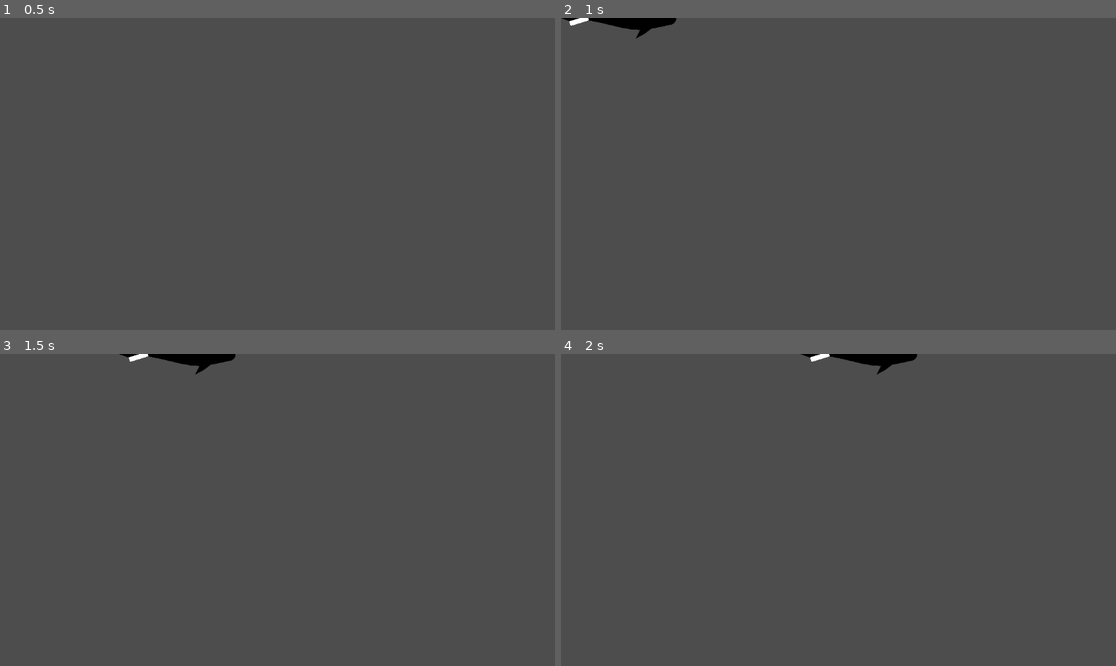
Above: before the commit, frames 1-4 (two rows, left to right).
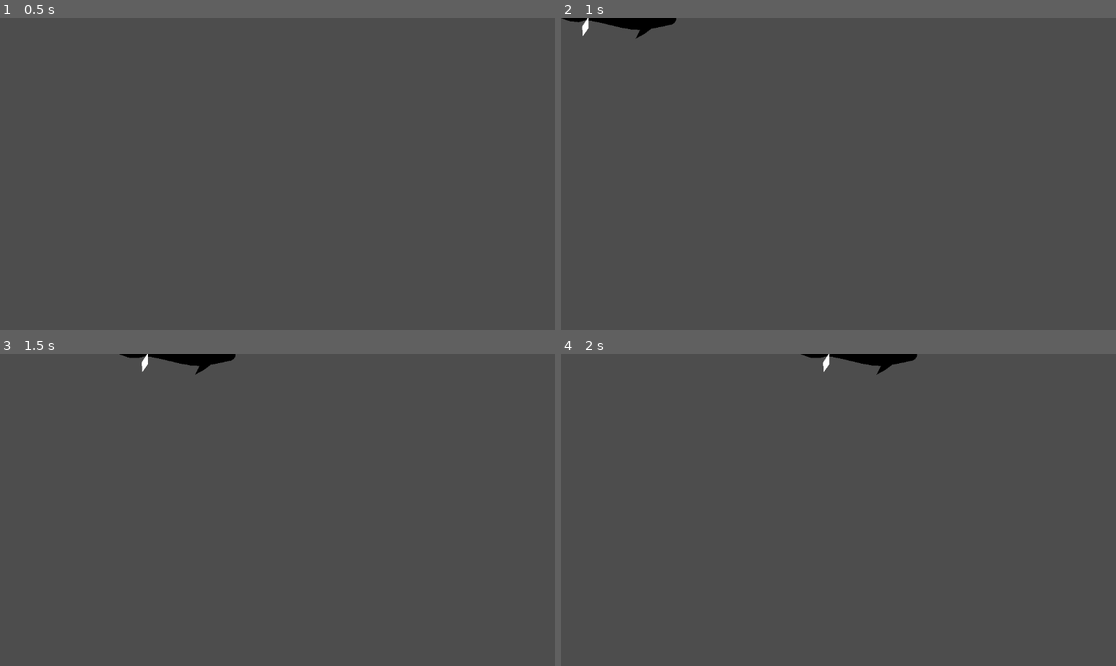
Above: after the commit, the same moments.

Repository: maedi05/whale-game-prototype
Game: Godot game, scene res://Scenes/whale.tscn
Two runs of this game, one before a commit and one after it. Both use one fixed random seed, a clock stepped at 60 frames per second and the inputs below. This scene is started directly instead of the project's main scene.
Inputs (mouse positions are in pixels of both pictures, inside the frame that each line leads up to):
- Up to frame 1 (0.5 s): no input
- Up to frame 2 (1 s): tap Enter at 0.5 s; move the mouse to (960, 158) at 0.52 s; hold D (right) from 0.53 s (still down); tap Ctrl (dash) at 0.6 s; tap Space (jump) at 0.77 s
- Up to frame 3 (1.5 s): keep holding D (right); move the mouse to (166, 525) at 1.27 s; tap Shift (run) at 1.35 s
- Up to frame 4 (2 s): keep holding D (right); tap Space (jump) at 1.52 s

Frame 1 is identical in both runs. In frame 2, less than 0.1% of the frame differs, in the area x 1-6%, y 0-6%; in frame 3, less than 0.1%; in frame 4, less than 0.1%, in the area x 44-49%, y 0-6%.

Commit message:
Fin Shape

Diff:
--- /dev/null
+++ b/Curves/fin_curve.tres
@@ -0,0 +1,5 @@
+[gd_resource type="Curve" format=3 uid="uid://crtx2colf6evy"]
+
+[resource]
+_data = [Vector2(0, 0.097744346), 0.0, 0.0, 0, 0, Vector2(1e-05, 1), 0.0, 0.0, 0, 0, Vector2(0.50476193, 0.9022556), 0.0, 0.0, 0, 0, Vector2(1, 0), 0.0, 0.0, 0, 0]
+point_count = 4
--- a/Scenes/whale.tscn
+++ b/Scenes/whale.tscn
@@ -2,6 +2,7 @@
 
 [ext_resource type="Script" uid="uid://dqtvxx1nf6r8v" path="res://whale.gd" id="1_jns7k"]
 [ext_resource type="Curve" uid="uid://ddyq5sdk1d6k4" path="res://Curves/limb_curve.tres" id="2_ltmiw"]
+[ext_resource type="Curve" uid="uid://crtx2colf6evy" path="res://Curves/fin_curve.tres" id="3_ltmiw"]
 
 [sub_resource type="Curve" id="Curve_sweem"]
 _data = [Vector2(0, 0.57966095), 0.0, 0.0, 0, 0, Vector2(0.38157895, 0.9967533), -1.6777604e-07, -1.6777604e-07, 0, 0, Vector2(1, 0.17433757), 0.0, 0.0, 0, 0]
@@ -44,6 +45,10 @@
 
 [node name="fin_left" type="Line2D" parent="." unique_id=744981923]
 points = PackedVector2Array(0, 0, 0, 0, 0, 0)
+width = 15.0
+width_curve = ExtResource("3_ltmiw")
 
 [node name="fin_right" type="Line2D" parent="." unique_id=1497950488]
 points = PackedVector2Array(0, 0, 0, 0, 0, 0)
+width = 15.0
+width_curve = ExtResource("3_ltmiw")
--- a/whale.gd
+++ b/whale.gd
@@ -11,28 +11,28 @@
 @export var fin_radius :int = 20
 @export var fin_pos :int = 8 # just the point of the array of the body where the fin gets placed
 @export var limb_angle :float = 0.8
-@export var fin_angle :float = 0.8
+@export var fin_angle :float = 1.2
 @export var velocity :int = 250
 var is_moving = false
 
 func _ready() -> void:
 	for i in range(0,body.points.size()):
-		body.points[i] = Vector2(i*2, 200.0) # sets the body point amount ig? he didn't explain it well but as long as it works lol
+		body.points[i] = Vector2(i*radius, 200.0) # sets the body point amount ig? he didn't explain it well but as long as it works lol
 
 		#creating points for the limbs
 	for i in range(1,limb_left.points.size()):
-		limb_left.points[i] = Vector2(i*2, -200.0)
+		limb_left.points[i] = Vector2(i*radius, -200.0)
 
 	for i in range(1, limb_right.points.size()):
-		limb_right.points[i] = Vector2(i*2, 400.0)
+		limb_right.points[i] = Vector2(i*radius, 400.0)
 
 	#creating points for the fin (tail)
 	for i in range(1, fin.points.size()):
-		fin.points[i] = Vector2(i*2, 400.0)
+		fin.points[i] = Vector2(i*radius, 400.0)
 	for i in range(1, fin_left.points.size()):
-		fin_left.points[i] = Vector2(i*2, -200.0)
+		fin_left.points[i] = Vector2(i*radius, -200.0)
 	for i in range(1, fin_right.points.size()):
-		fin_right.points[i] = Vector2(i*2, 400.0)
+		fin_right.points[i] = Vector2(i*radius, 400.0)
 
 
 	#attaching limbs and fin to the body
@@ -81,35 +81,45 @@
 		fin_r_pts[0] = body_pts[fin_pos]
 
 	#the all-in-one package to move points after eachother. yay. makes it so it applies to every single point in the body and saves me a lot of lines of code
+	# OFC! And now your bf is the one having to add the lines of code to add collisions on the vertebra
 	for i in range(1, body_pts.size()):
 		body_pts[i] = body_pts[i - 1] + (body_pts[i] - body_pts[i -1]).limit_length(radius)
 	body.points = body_pts # Changed identation bc... ye
 
+	# Front part :3 (instead of initializing it twice)
+	var front_body_dir = (body_pts[1] - body_pts[0]).normalized()
+
 	#Constrain left limb with fixed angular offset
 	for i in range(1, lb_lf_pts.size()):
-		var body_dir = (body_pts[i] - body_pts[i - 1]).normalized()
-		var offset_dir = body_dir.rotated(-limb_angle) #fixed offset
+		var offset_dir = front_body_dir.rotated(-limb_angle) #fixed offset
 		lb_lf_pts[i] = lb_lf_pts[i - 1] + offset_dir * radius
 	limb_left.points = lb_lf_pts
 
 	#Constrain right limb with fixed angular offse
 	for i in range(1, lb_rf_pts.size()):
-		var body_dir = (body_pts[i] - body_pts[i - 1]).normalized()
-		var offset_dir = body_dir.rotated(limb_angle) #fixed offset instead of minus limb angle we just put the positive one instead B) so its mirrored. yay im smart
+		var offset_dir = front_body_dir.rotated(limb_angle) #fixed offset instead of minus limb angle we just put the positive one instead B) so its mirrored. yay im smart
 		lb_rf_pts[i] = lb_rf_pts[i - 1] + offset_dir * radius
 	limb_right.points = lb_rf_pts
 
+	# Using same logic, we get the back of the body
+	var back_body_dir = (body_pts[fin_pos] - body_pts[fin_pos -1]).normalized()
+	# You were using i and i-1, that is the current position, so that's the reason
+	# it was "following" the movement of the front part. Now it's following the last
+	# positioning available aka. The back
+
 	#constraining the two fins now. lets hope this works ><
 	#nvm.. how can i make it according to the point they are placed at and not at [1]? x.x
+	# Tried to avoid this, but i can't turn the fins to make it a T
+	var dir_left_T = back_body_dir.rotated(-PI/2) # = -90°
+	var dir_right_T = back_body_dir.rotated(PI/2) # = 90°
+
 	for i in range(1, fin_l_pts.size()):
-		var body_dir = (body_pts[i] - body_pts[i-1]).normalized()
-		var offset_dir = body_dir.rotated(fin_angle)
+		var offset_dir = dir_left_T.rotated(fin_angle)
 		fin_l_pts[i] = fin_l_pts[i-1] + offset_dir * fin_radius
 	fin_left.points = fin_l_pts
 
 	for i in range(1, fin_r_pts.size()):
-		var body_dir = (body_pts[i] - body_pts[i-1]).normalized()
-		var offset_dir = body_dir.rotated(-fin_angle)
+		var offset_dir = dir_right_T.rotated(-fin_angle)
 		fin_r_pts[i] = fin_r_pts[i-1] + offset_dir * fin_radius
 	fin_right.points = fin_r_pts
 
